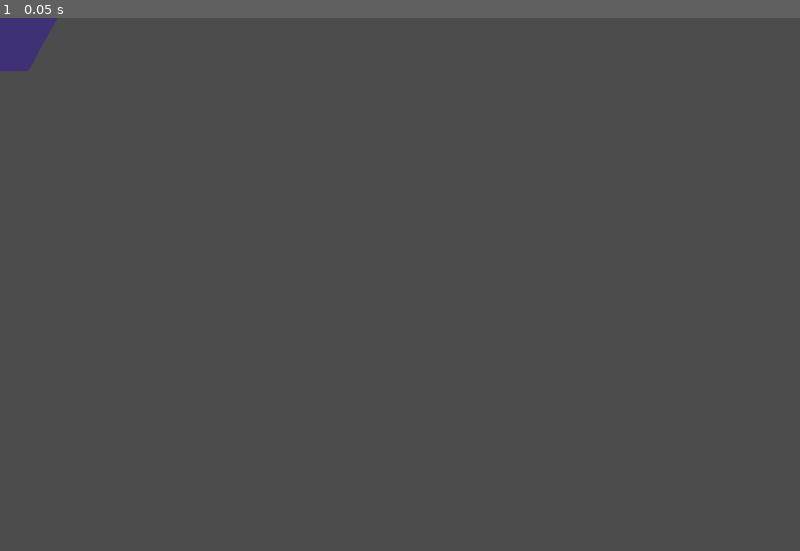
Above: before the commit, frame 1.
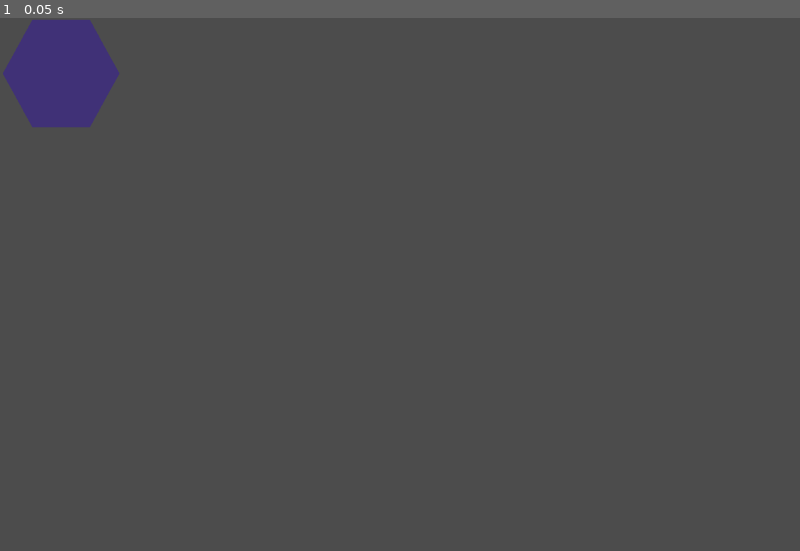
Above: after the commit, the same moment.

Repository: dremaster007/Turn-Based
Game: Godot game, scene res://TileSetMaker.tscn
The game is run twice, just before and just after one commit, with the same random seed, the same clock (stepped at 60 frames per second) and the same inputs. The project has no main scene, so this scene is started directly.
Inputs:
- Up to frame 1 (0.05 s): no input

The runs differ from the first frame. In frame 1, 2.1% of the frame differs, in the area x 0-15%, y 0-21%.

Commit message:
Work On it

Diff:
--- /dev/null
+++ b/Tony Matos/Turn Based Game/Main.tscn
@@ -0,0 +1,35 @@
+[gd_scene load_steps=3 format=2]
+
+[ext_resource path="res://Assets/Graphics/icon.png" type="Texture" id=1]
+[ext_resource path="res://TileSet.tres" type="TileSet" id=2]
+
+[node name="Main" type="Node" index="0"]
+
+[node name="Sprite" type="Sprite" parent="." index="0"]
+
+modulate = Color( 0, 0, 0, 1 )
+position = Vector2( 340, 260 )
+scale = Vector2( 50, 50 )
+texture = ExtResource( 1 )
+_sections_unfolded = [ "Transform", "Visibility" ]
+
+[node name="TileMap" type="TileMap" parent="." index="1"]
+
+mode = 0
+tile_set = ExtResource( 2 )
+cell_size = Vector2( 90, 106 )
+cell_quadrant_size = 16
+cell_custom_transform = Transform2D( 1, 0, 0, 1, 0, 0 )
+cell_half_offset = 1
+cell_tile_origin = 1
+cell_y_sort = false
+cell_clip_uv = false
+collision_use_kinematic = false
+collision_friction = 1.0
+collision_bounce = 0.0
+collision_layer = 1
+collision_mask = 1
+occluder_light_mask = 1
+format = 1
+tile_data = PoolIntArray( -196606, 0, 0, -131072, 0, 0, -131068, 0, 0, -2, 0, 0, -65534, 0, 0, -65530, 0, 0, 0, 0, 0, 4, 0, 0, 131070, 0, 0, 65538, 0, 0, 65542, 0, 0, 131072, 0, 0, 131076, 0, 0, 262142, 0, 0, 196610, 0, 0, 196614, 0, 0, 262144, 0, 0, 262148, 0, 0, 327682, 0, 0 )
+_sections_unfolded = [ "Cell" ]
--- /dev/null
+++ b/Tony Matos/Turn Based Game/TileSet.tres
@@ -0,0 +1,15 @@
+[gd_resource type="TileSet" load_steps=2 format=2]
+
+[ext_resource path="res://Assets/Graphics/Hex.png" type="Texture" id=1]
+
+[resource]
+
+0/name = "Sprite"
+0/texture = ExtResource( 1 )
+0/tex_offset = Vector2( 0, 0 )
+0/modulate = Color( 1, 1, 1, 1 )
+0/region = Rect2( 0, 0, 241, 209 )
+0/is_autotile = false
+0/occluder_offset = Vector2( 120.5, 104.5 )
+0/navigation_offset = Vector2( 120.5, 104.5 )
+0/shapes = [  ]
--- a/Tony Matos/Turn Based Game/TileSetMaker.tscn
+++ b/Tony Matos/Turn Based Game/TileSetMaker.tscn
@@ -13,8 +13,7 @@
 
 [node name="Tile1" type="StaticBody2D" parent="Node2D" index="0"]
 
-editor/display_folded = true
-position = Vector2( -1, -1 )
+position = Vector2( 110, 100 )
 scale = Vector2( 0.96875, 0.96875 )
 input_pickable = false
 collision_layer = 1
@@ -39,3 +38,47 @@
 scale = Vector2( 0.912863, 0.956938 )
 build_mode = 0
 polygon = PoolVector2Array( -59.7727, 94.05, 49.7727, 94.05, 105, 0, 49.7727, -94.05, -59.7727, -94.05, -114.545, 0 )
+
+[node name="Up" type="RayCast2D" parent="Node2D/Tile1" index="2"]
+
+scale = Vector2( 1, 1 )
+enabled = false
+exclude_parent = true
+cast_to = Vector2( 0, -200 )
+collision_mask = 1
+
+[node name="Down" type="RayCast2D" parent="Node2D/Tile1" index="3"]
+
+enabled = false
+exclude_parent = true
+cast_to = Vector2( 0, 200 )
+collision_mask = 1
+
+[node name="UpLeft" type="RayCast2D" parent="Node2D/Tile1" index="4"]
+
+scale = Vector2( 1, 1 )
+enabled = false
+exclude_parent = true
+cast_to = Vector2( -160, -100 )
+collision_mask = 1
+
+[node name="UpRight" type="RayCast2D" parent="Node2D/Tile1" index="5"]
+
+enabled = false
+exclude_parent = true
+cast_to = Vector2( 160, -100 )
+collision_mask = 1
+
+[node name="DownRight" type="RayCast2D" parent="Node2D/Tile1" index="6"]
+
+enabled = false
+exclude_parent = true
+cast_to = Vector2( 160, 100 )
+collision_mask = 1
+
+[node name="DownLeft" type="RayCast2D" parent="Node2D/Tile1" index="7"]
+
+enabled = false
+exclude_parent = true
+cast_to = Vector2( -160, 100 )
+collision_mask = 1
Not shown, changed: Tony Matos/Turn Based Game/Assets/Graphics/Thumbs.db
